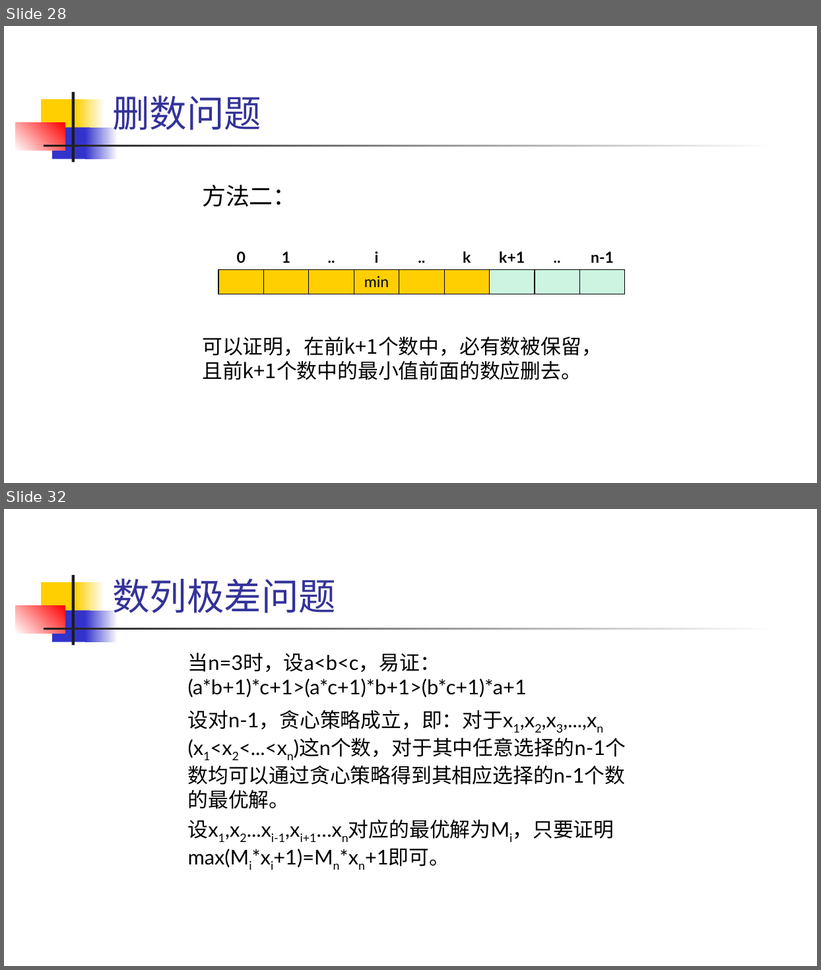
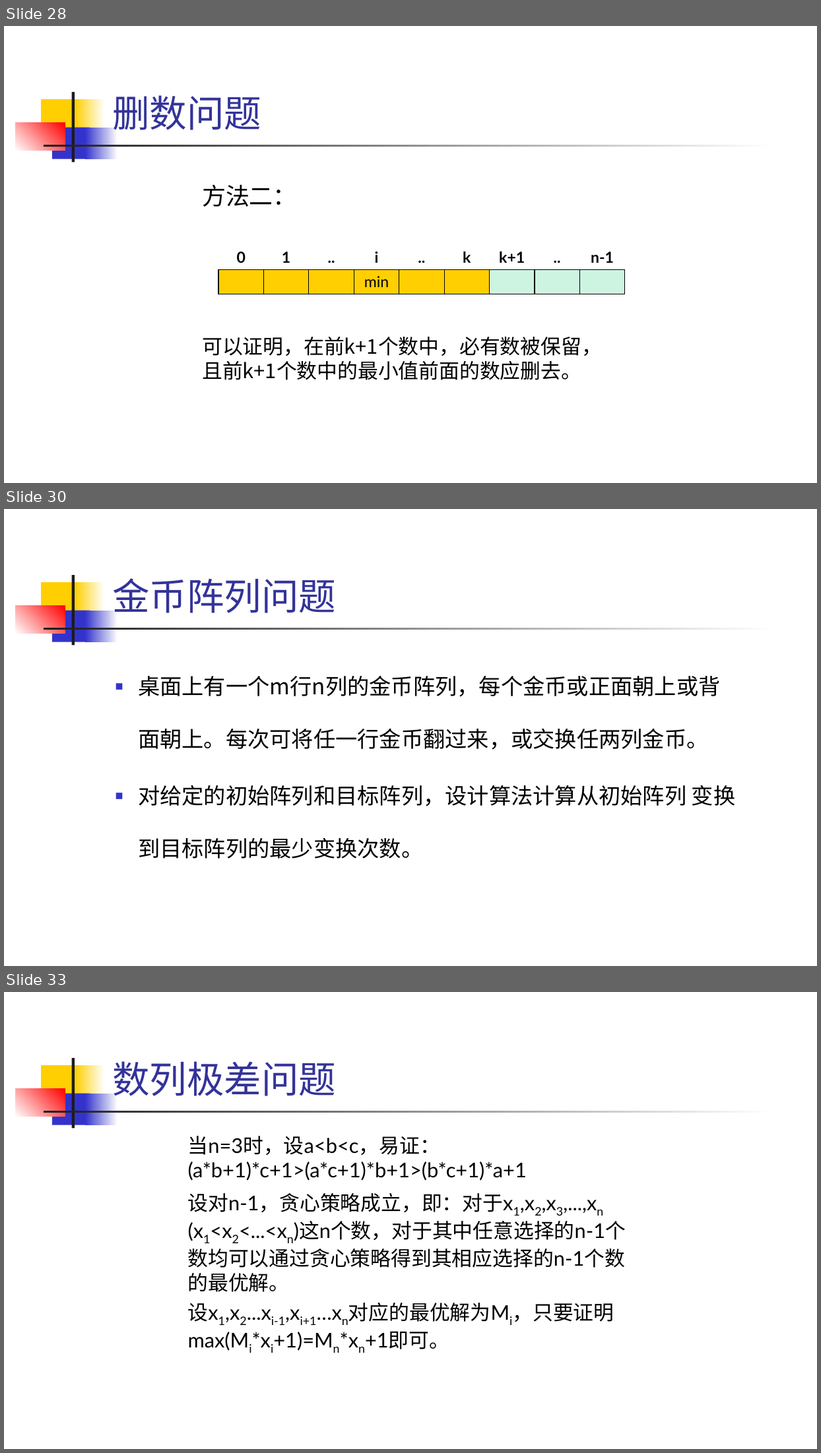
Before and after one commit to TeacherPeng/AlgorithmDesign, a slide deck: 教案/算法设计与分析.习题课.pptx. Shown one above the other, each under a label of ours: slides 28 and 32 before the commit, slides 28, 30 and 33 after it; the slides between them are not shown. The pictures are 821x970 and 821x1453 pixels, drawn with LibreOffice and Linux fonts; fonts in the diff are those of the drawing. Boxes give left, top, right and bottom in pixels: in the first picture for what was removed or moved away, otherwise in the second. Text is boxed around its words. In the diff, an @@ line names an element or a change of style, - is before the commit and + after.

```diff
--- a/教案/算法设计与分析.习题课.pptx
+++ b/教案/算法设计与分析.习题课.pptx
@@ slide 30 added at bbox=[4, 509, 817, 966], background #FFFFFF; not listed: 7 template elements that a slide beside it also shows @@
@@ title added at bbox=[112, 578, 336, 613], 44 pt, text #333399 @@
+金币阵列问题
@@ text added at bbox=[138, 676, 735, 859], 25.9 pt, text #000000 @@
+■ 桌面上有一个m行n列的金币阵列，每个金币或正面朝上或背面朝上。每次可将任一行金币翻过来，或交换任两列金币。
+■ 对给定的初始阵列和目标阵列，设计算法计算从初始阵列 变换到目标阵列的最少变换次数。
@@ what was slide 32 is now slide 33 @@
```
Also in this commit, not shown: 22 slides changed, 5 other slides added, 1 slide removed.
